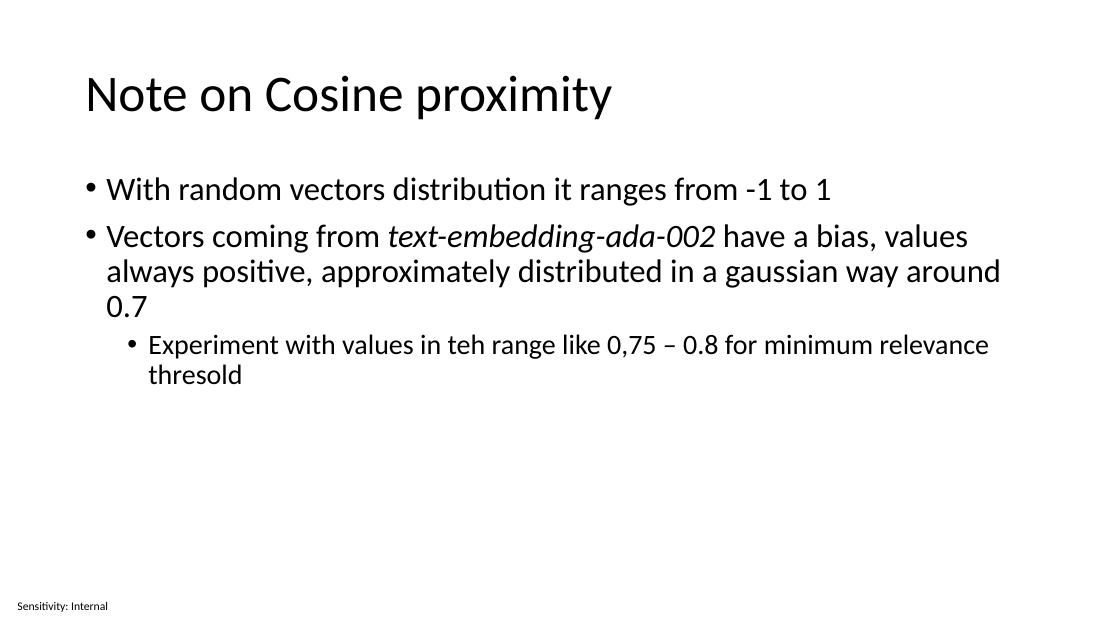
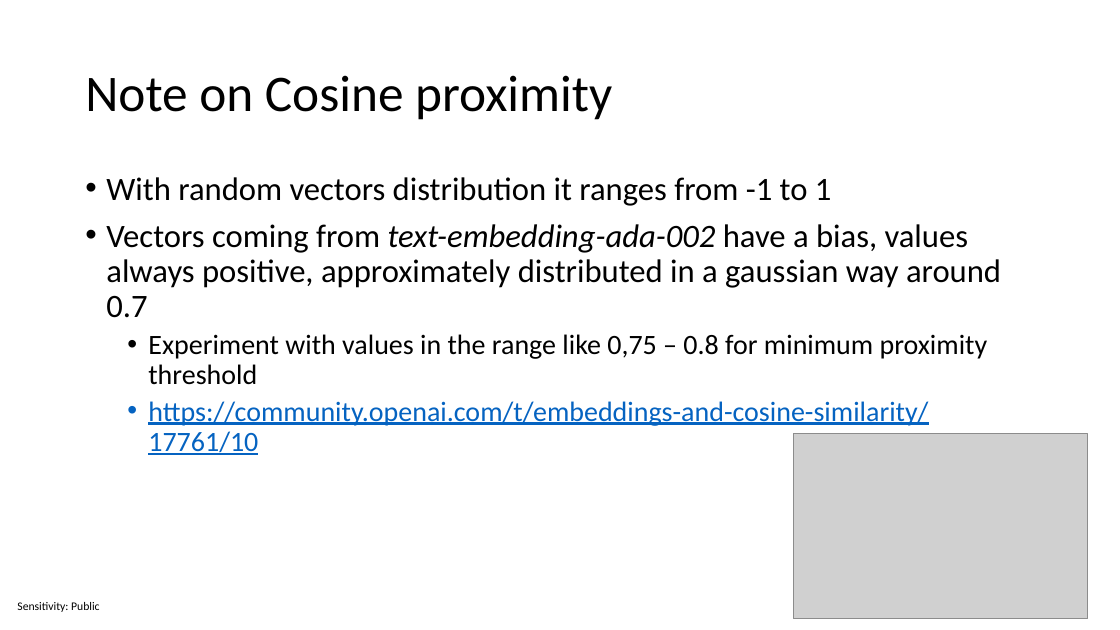
Before and after one commit to sabbadino/csharp-meets-chatgpt, a slide deck: slide 13 of mymsc-chatGpt-Presentation.pptx (slide 16 before the commit). Drawn at 1120x630 pixels with LibreOffice and Linux fonts; fonts in the diff are those of the drawing; grey boxes stand for pictures. Boxes give left, top, right and bottom in pixels: in the first picture for what was removed or moved away, otherwise in the second. Text is boxed around its words. In the diff, an @@ line names an element or a change of style, - is before the commit and + after.

```diff
--- a/mymsc-chatGpt-Presentation.pptx
+++ b/mymsc-chatGpt-Presentation.pptx
@@ text at [148,334,988,455]: text changed; text colour #000000 to #0563C1 @@
-  • Experiment with values in teh range like 0,75 – 0.8 for minimum relevance thresold
+  • Experiment with values in the range like 0,75 – 0.8 for minimum proximity threshold
+  • https://community.openai.com/t/embeddings-and-cosine-similarity/17761/10
@@ picture added at [793,434,1088,619] @@
@@ text at [17,602,99,612]: text changed @@
-Sensitivity: Internal
+Sensitivity: Public
```
Also in this commit, not shown: 16 other slides changed, 1 slide added.
